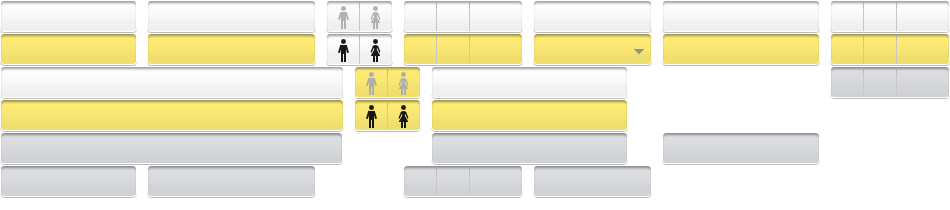
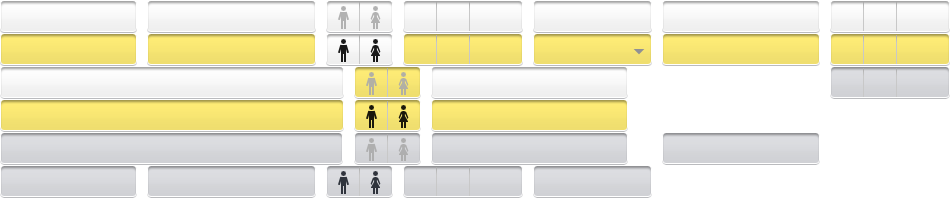
The second (950, 210) image is a revision of the first. Changes to its layers:
added layer "Layer 4" above "Layer 3" over box(326, 166, 393, 198)
added layer "Layer 3" above "Layer 2" over box(354, 133, 421, 165)
